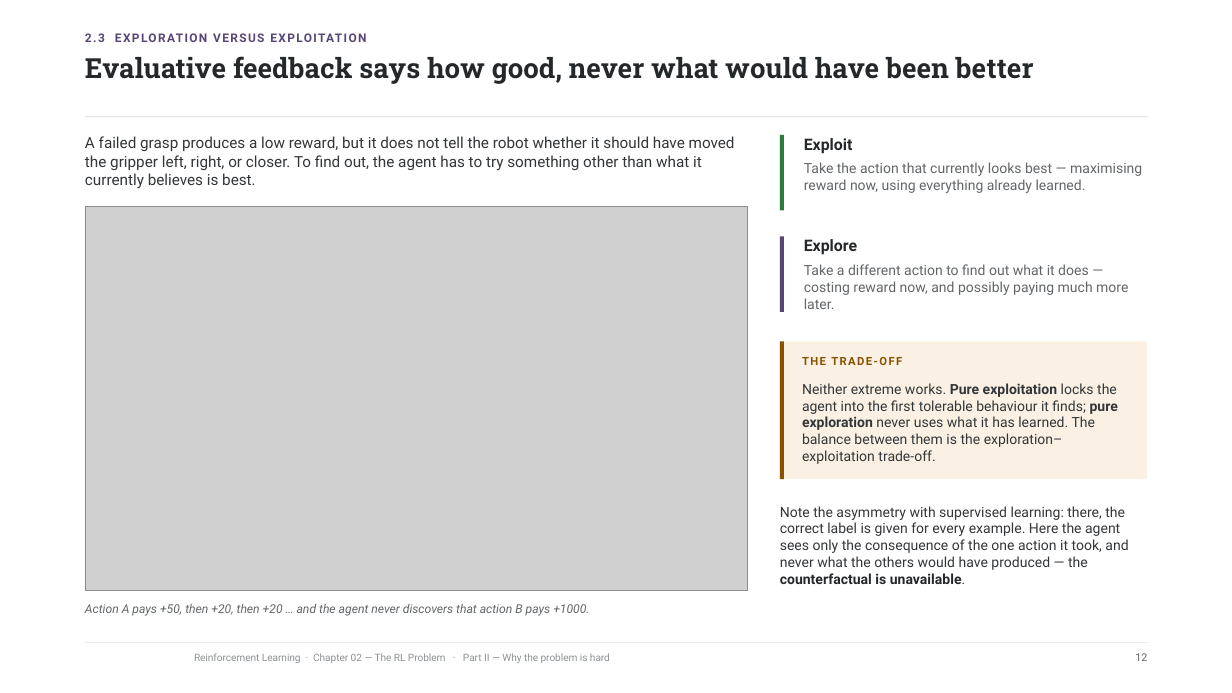
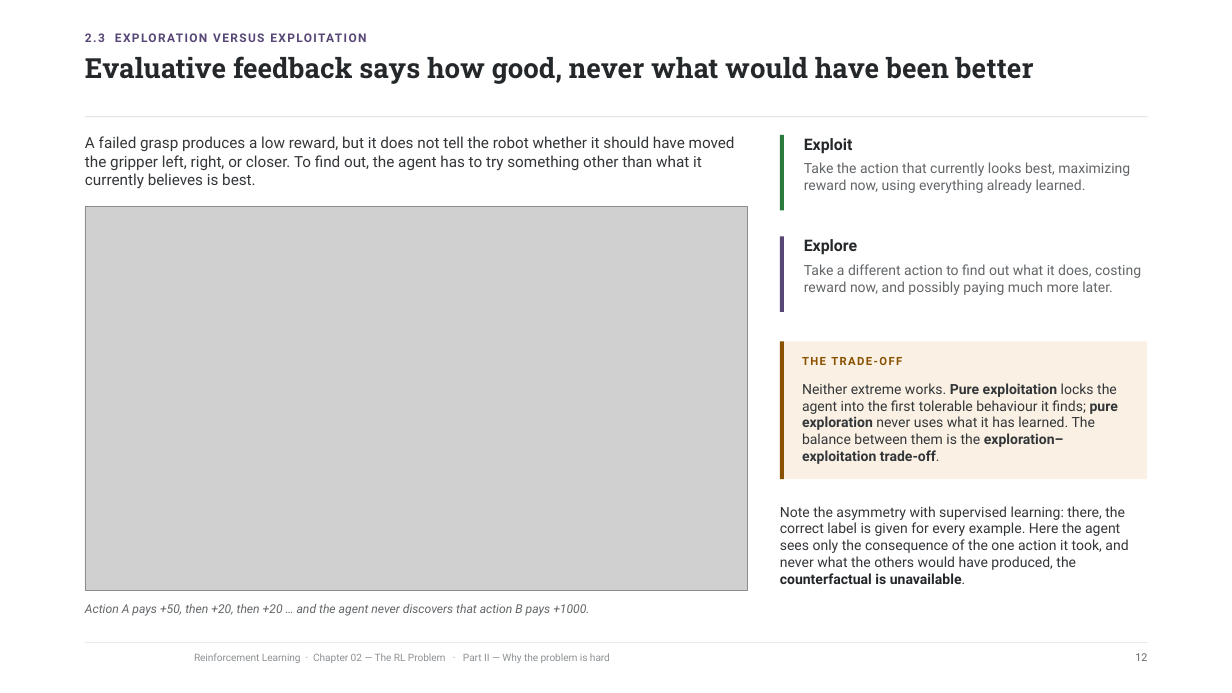
Before and after one commit to riccardoberta/reinforcement-learning, a slide deck: slide 12 of 02 - The RL Problem/slides.pptx. Drawn at 1232x693 pixels with LibreOffice and Linux fonts; fonts in the diff are those of the drawing; grey boxes stand for pictures; background and template pictures are left out. Boxes give left, top, right and bottom in pixels: in the first picture for what was removed or moved away, otherwise in the second. Text is boxed around its words. In the diff, an @@ line names an element or a change of style, - is before the commit and + after.

```diff
--- a/02 - The RL Problem/slides.pptx
+++ b/02 - The RL Problem/slides.pptx
@@ text at <box>804,162,1130,193</box>: text changed @@
-Take the action that currently looks best — maximising reward now, using everything already learned.
+Take the action that currently looks best, maximizing reward now, using everything already learned.
@@ text at <box>804,264,1141,295</box>: text changed @@
-Take a different action to find out what it does — costing reward now, and possibly paying much more later.
+Take a different action to find out what it does, costing reward now, and possibly paying much more later.
@@ text "Neither extreme works. Pure exploitation ..." at <box>802,383,1118,464</box>: bold on in "exploration–exploitation trade-off." @@
@@ text at <box>780,506,1128,584</box>: text changed @@
-Note the asymmetry with supervised learning: there, the correct label is given for every example. Here the agent sees only the consequence of the one action it took, and never what the others would have produced — the counterfactual is unavailable.
+Note the asymmetry with supervised learning: there, the correct label is given for every example. Here the agent sees only the consequence of the one action it took, and never what the others would have produced, the counterfactual is unavailable.
```
Also in this commit, not shown: 34 other slides changed, 22 other files.
